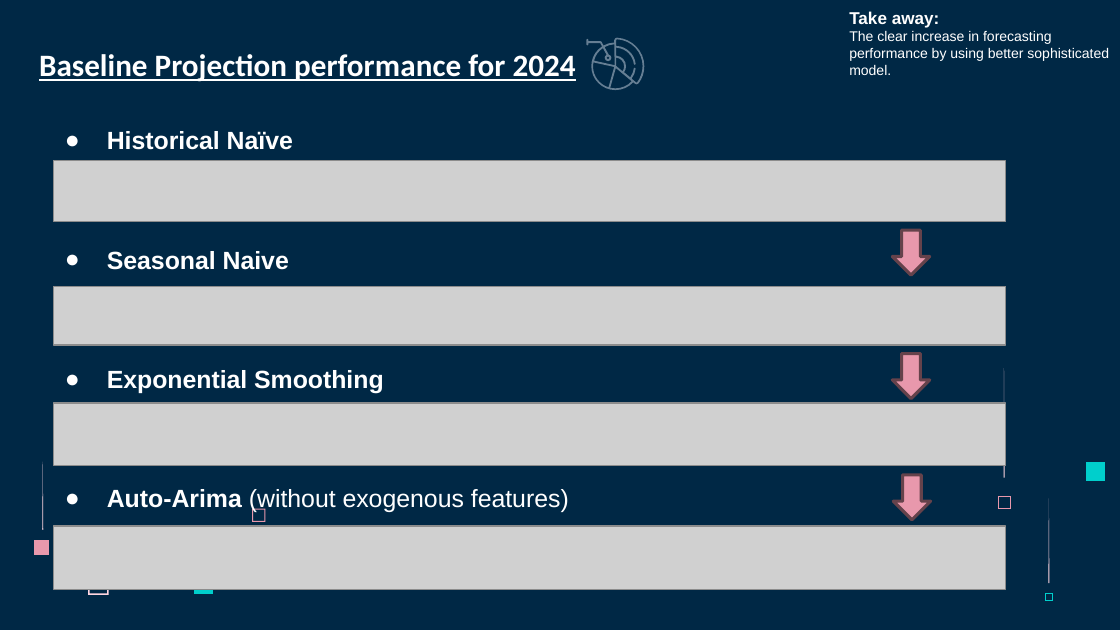
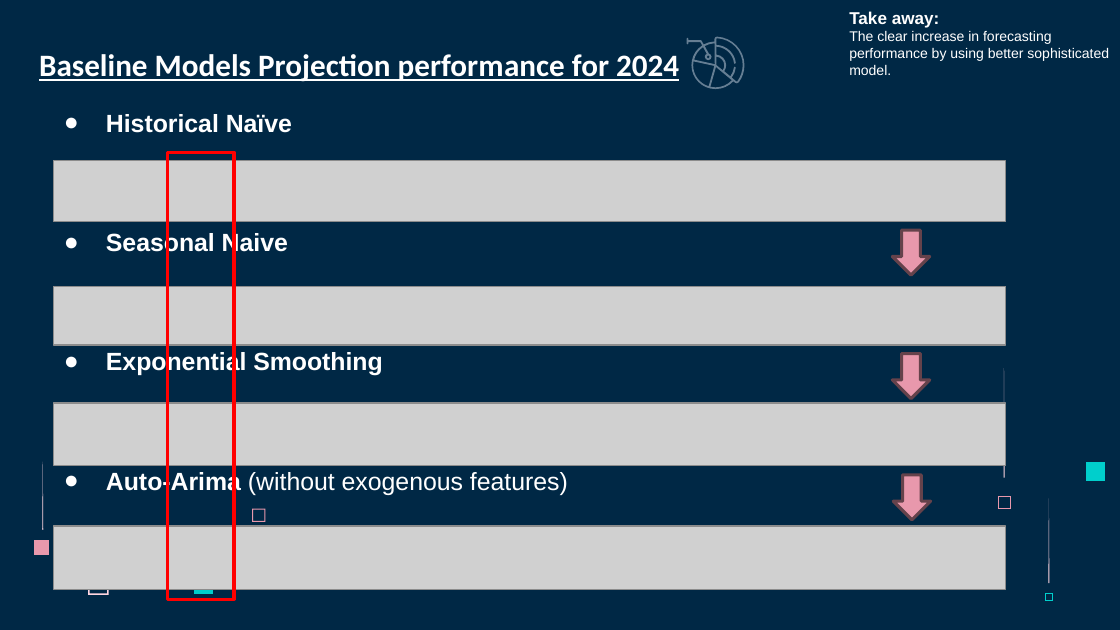
Before and after one commit to vamshi694/Apple_Case_Study, a slide deck: slide 6 of Data/Apple_Case_Study_Presentation_VAMSHI_MUGALA.pptx. Drawn at 1120x630 pixels with LibreOffice and Linux fonts; fonts in the diff are those of the drawing; grey boxes stand for pictures. Boxes give left, top, right and bottom in pixels: in the first picture for what was removed or moved away, otherwise in the second. Text is boxed around its words. In the diff, an @@ line names an element or a change of style, - is before the commit and + after.

```diff
--- a/Data/Apple_Case_Study_Presentation_VAMSHI_MUGALA.pptx
+++ b/Data/Apple_Case_Study_Presentation_VAMSHI_MUGALA.pptx
@@ title at [39,54,679,82]: text changed @@
-Baseline Projection performance for 2024
+Baseline Models Projection performance for 2024
@@ freeform shape: place and size @@
-freeform shape at [587,38,645,91]
+freeform shape at [687,37,745,90]
@@ text "Historical Naïve": place and size @@
-text "Historical Naïve" at [107,131,569,513]
+text "Historical Naïve" at [106,114,568,496]
@@ rectangle added at [167,152,234,599], outline #FF0000 2 pt @@
```
Also in this commit, not shown: 2 other slides changed, 3 slides added, 1 slide removed, 1 other file.
